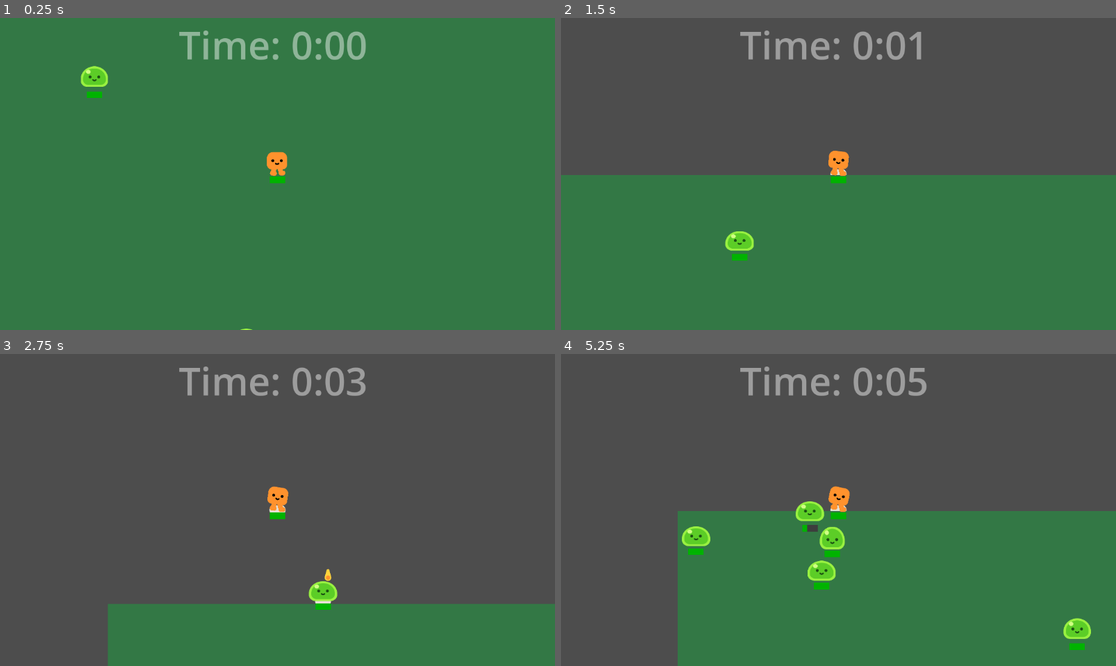
Above: before the commit, frames 1-4 (two rows, left to right).
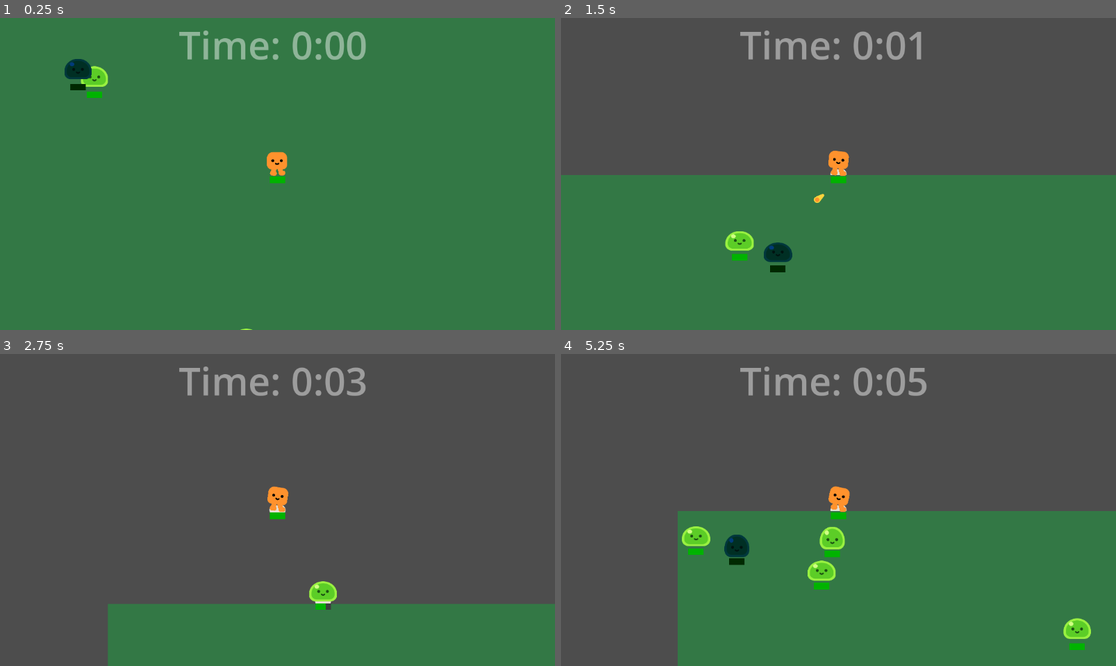
Above: after the commit, the same moments.

Repository: Nalmeder/idleshmup
Game: Godot game, scene res://idleschmup_game.tscn
Two runs of this game, one before a commit and one after it. Both use one fixed random seed, a clock stepped at 60 frames per second and the inputs below.
Inputs:
- Up to frame 1 (0.25 s): no input
- Up to frame 2 (1.5 s): hold Up (up) from 0.53 s (still down)
- Up to frame 3 (2.75 s): release Up (up) at 2.03 s; hold Left (left) from 2.03 s (still down)
- Up to frame 4 (5.25 s): release Left (left) at 3.53 s; hold Down (down) 3.53-4.28 s; hold Right (right) 4.28-5.03 s; hold Up (up) from 5.03 s (still down)

The runs differ from the first frame. In frame 1, 0.3% of the frame differs, in the area x 11-17%, y 13-24%; in frame 2, 0.4%; in frame 3, 0.1%; in frame 4, 0.7%, in the area x 29-48%, y 47-68%.

Commit message:
added new enemy type

Diff:
--- /dev/null
+++ b/characters/slime/Direction_Timer.gd
@@ -0,0 +1,14 @@
+extends "res://Modified_Timer.gd"
+
+signal direction_lock
+signal stop_movement
+
+var toggle = 1
+
+func _on_timeout():
+	if toggle == 1:
+		emit_signal('direction_lock')
+	else:
+		emit_signal('stop_movement')
+	toggle *= -1
+	start()
--- a/characters/slime/Green_Slime.gd
+++ b/characters/slime/Green_Slime.gd
@@ -5,6 +5,7 @@
 @export var SPEED = 300
 @export var Enemy_Type : String = "Green_Slime"
 
+var default_ai = true
 
 func _ready():
 	modulate = instance_module
@@ -12,6 +13,13 @@
 		get_node("Slime").play_walk()
 
 func _physics_process(delta):
+	handle_ai(delta)
+	move_and_slide()
+
+func handle_ai(delta):
+	if default_ai:
+		update_movement()
+
+func update_movement():
 	var direction = global_position.direction_to(player.global_position)
 	velocity = direction * SPEED
-	move_and_slide()
--- /dev/null
+++ b/characters/slime/fast_slime.tscn
@@ -0,0 +1,46 @@
+[gd_scene load_steps=8 format=3 uid="uid://djl3cni8o8yga"]
+
+[ext_resource type="Script" path="res://characters/slime/Green_Slime.gd" id="1_7da35"]
+[ext_resource type="PackedScene" uid="uid://ogik4s70pgwl" path="res://characters/slime/slime.tscn" id="2_71ngq"]
+[ext_resource type="PackedScene" uid="uid://cuhrf53bsvtu3" path="res://components/health_component.tscn" id="3_jnwt8"]
+[ext_resource type="PackedScene" uid="uid://dddqyntjff3cp" path="res://components/damage_component.tscn" id="4_uh267"]
+[ext_resource type="Script" path="res://characters/slime/fast_slime_ai.gd" id="5_7402e"]
+[ext_resource type="Script" path="res://characters/slime/Direction_Timer.gd" id="6_1dm4t"]
+
+[sub_resource type="CapsuleShape2D" id="CapsuleShape2D_d6ntg"]
+radius = 43.0
+height = 110.0
+
+[node name="Fast_Slime" type="CharacterBody2D"]
+position = Vector2(317, 242)
+collision_layer = 2
+motion_mode = 1
+script = ExtResource("1_7da35")
+instance_module = Color(0.00392157, 0.231373, 0.92549, 1)
+SPEED = 1000
+Enemy_Type = "Fast_Slime"
+
+[node name="Slime" parent="." instance=ExtResource("2_71ngq")]
+
+[node name="HitBox" type="CollisionShape2D" parent="."]
+position = Vector2(0.02, -32.945)
+rotation = 1.5708
+scale = Vector2(0.95, 0.95)
+shape = SubResource("CapsuleShape2D_d6ntg")
+
+[node name="health_component" parent="." instance=ExtResource("3_jnwt8")]
+max_health = 5
+
+[node name="damage_component" parent="." instance=ExtResource("4_uh267")]
+contact_damage = 25
+
+[node name="fast_slime_ai" type="CharacterBody2D" parent="."]
+script = ExtResource("5_7402e")
+
+[node name="Direction_Timer" type="Timer" parent="fast_slime_ai"]
+autostart = true
+script = ExtResource("6_1dm4t")
+
+[connection signal="entity_hit" from="health_component" to="Slime" method="_on_health_component_entity_hit" flags=18]
+[connection signal="direction_lock" from="fast_slime_ai/Direction_Timer" to="fast_slime_ai" method="_on_direction_timer_direction_lock"]
+[connection signal="stop_movement" from="fast_slime_ai/Direction_Timer" to="fast_slime_ai" method="_on_direction_timer_stop_movement"]
--- /dev/null
+++ b/characters/slime/fast_slime_ai.gd
@@ -0,0 +1,18 @@
+extends CharacterBody2D
+
+@onready var slime = get_parent()
+
+func _ready():
+	slime.default_ai = false
+
+func _on_direction_timer_direction_lock():
+	if slime.player:
+		update_movement(slime.SPEED)
+
+func _on_direction_timer_stop_movement():
+	if slime.player:
+		update_movement(0)
+
+func update_movement(speed):
+	var direction = slime.global_position.direction_to(slime.player.global_position)
+	slime.velocity = direction * speed
--- a/idleschmup_game.tscn
+++ b/idleschmup_game.tscn
@@ -6,6 +6,7 @@
 [ext_resource type="PackedScene" uid="uid://5bgiub0jk47p" path="res://characters/slime/Green_Slime.tscn" id="2_m4g0g"]
 [ext_resource type="Script" path="res://Game_Time.gd" id="6_64l2o"]
 [ext_resource type="Script" path="res://Spawn_Timer.gd" id="7_lb8x1"]
+[ext_resource type="PackedScene" uid="uid://djl3cni8o8yga" path="res://characters/slime/fast_slime.tscn" id="7_lt4p0"]
 
 [sub_resource type="CircleShape2D" id="CircleShape2D_c10p2"]
 
@@ -80,5 +81,7 @@
 [node name="Spawn_Timer" type="Timer" parent="."]
 script = ExtResource("7_lb8x1")
 
+[node name="Fast_Slime" parent="." instance=ExtResource("7_lt4p0")]
+
 [connection signal="new_wave" from="CanvasLayer/Game_Time" to="." method="_on_game_time_new_wave"]
 [connection signal="timeout" from="Spawn_Timer" to="." method="_on_spawn_timer_timeout"]
Not shown: 1 places in idleschmup_game.tscn that only renumber resources
